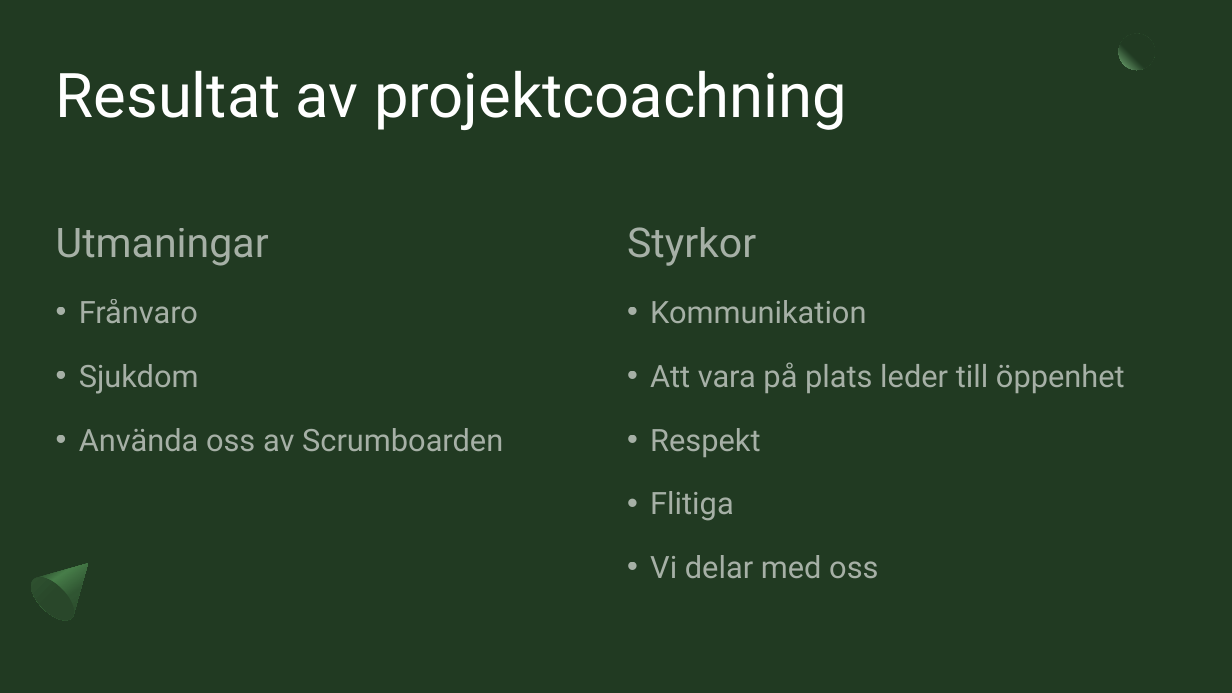
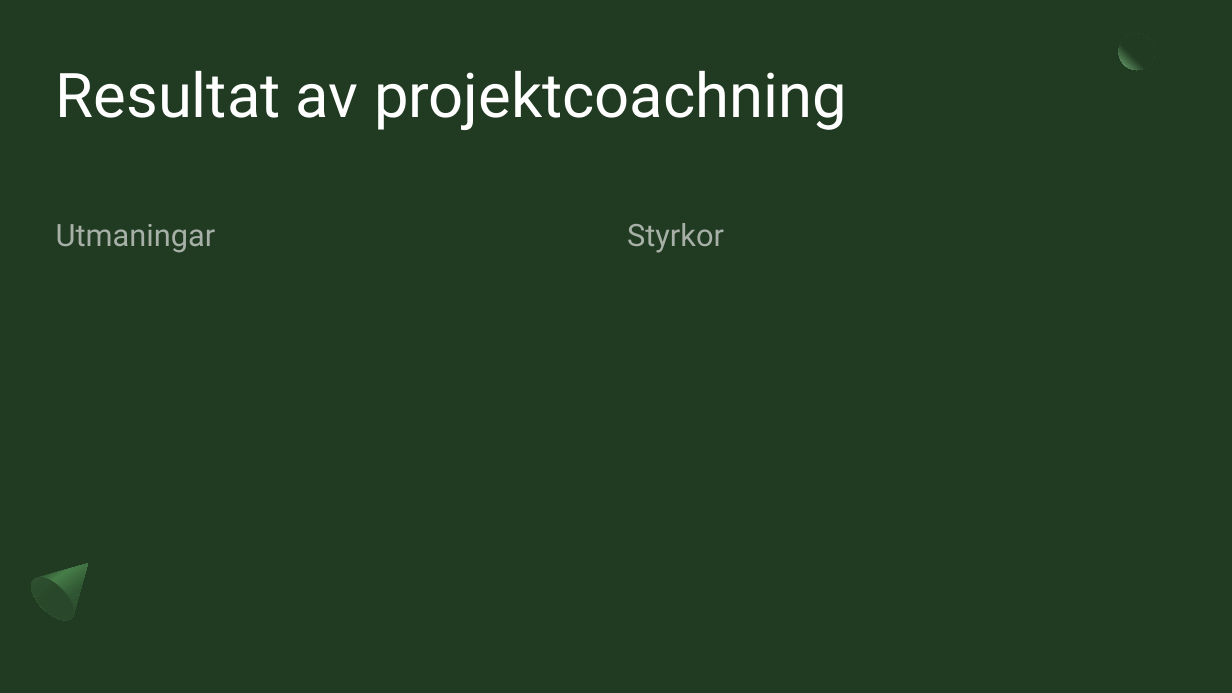
Before and after one commit to Sjofil/HASAB-IDA3, a slide deck: slide 4 of Delredovisning/Sustainable Forms presentation.pptx. Drawn at 1232x693 pixels with LibreOffice and Linux fonts; fonts in the diff are those of the drawing. Boxes give left, top, right and bottom in pixels: in the first picture for what was removed or moved away, otherwise in the second. Text is boxed around its words. In the diff, an @@ line names an element or a change of style, - is before the commit and + after.

```diff
--- a/Delredovisning/Sustainable Forms presentation.pptx
+++ b/Delredovisning/Sustainable Forms presentation.pptx
@@ text "Utmaningar" at bbox=[56, 224, 216, 253]: size 32 to 24 pt @@
@@ text "Styrkor" at bbox=[627, 223, 724, 253]: size 32 to 24 pt @@
@@ text at bbox=[79, 299, 503, 451]: paragraphs removed @@
-• Frånvaro
-• Sjukdom
-• Använda oss av Scrumboarden
@@ text at bbox=[650, 300, 1125, 578]: paragraphs removed @@
-• Kommunikation
-• Att vara på plats leder till öppenhet
-• Respekt
-• Flitiga
-• Vi delar med oss
```
Also in this commit, not shown: 2 other slides changed, 1 slide added.
